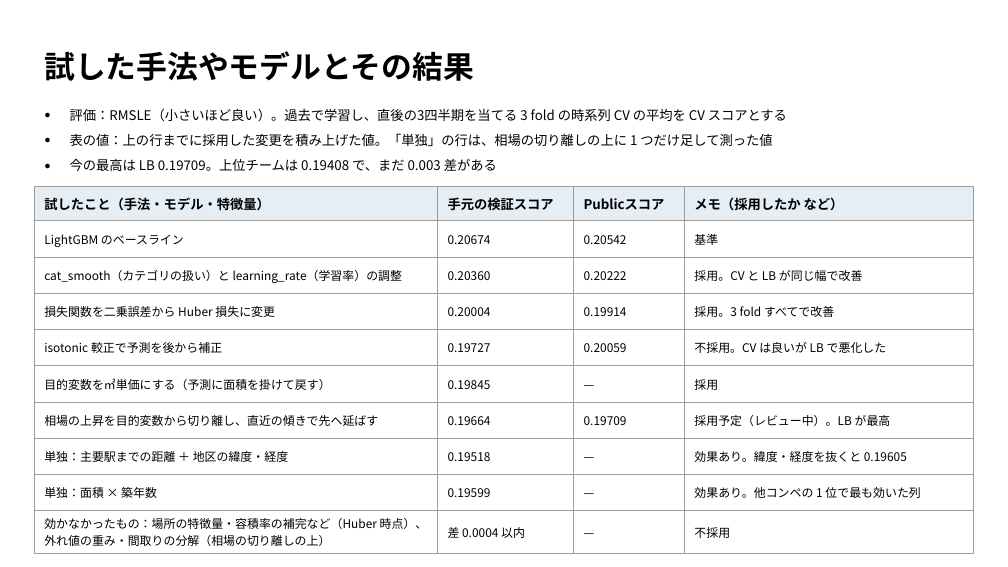
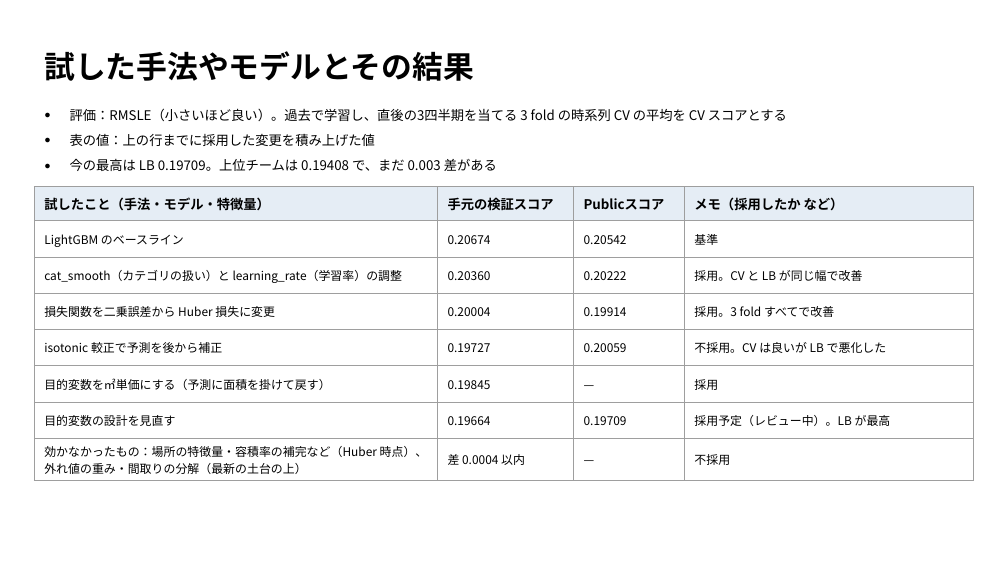
Before and after one commit to TaisukeFujise/condominium-price-pred, a slide deck: slide 3 of slides/midterm/midterm.pptx. Drawn at 1008x567 pixels with LibreOffice and Linux fonts; fonts in the diff are those of the drawing. Boxes give left, top, right and bottom in pixels: in the first picture for what was removed or moved away, otherwise in the second. Text is boxed around its words. In the diff, an @@ line names an element or a change of style, - is before the commit and + after.

```diff
--- a/slides/midterm/midterm.pptx
+++ b/slides/midterm/midterm.pptx
@@ text at box(70, 134, 375, 146): text changed @@
-● 表の値：上の行までに採用した変更を積み上げた値。「単独」の行は、相場の切り離しの上に 1 つだけ足して測った値
+● 表の値：上の行までに採用した変更を積み上げた値
@@ table at box(34, 186, 974, 478) @@
-row 7: 相場の上昇を目的変数から切り離し、直近の傾きで先へ延ばす | 0.19664 | 0.19709 | 採用予定（レビュー中）。LB が最高
-row 8: 単独：主要駅までの距離 ＋ 地区の緯度・経度 | 0.19518 | — | 効果あり。緯度・経度を抜くと 0.19605
-row 9: 単独：面積 × 築年数 | 0.19599 | — | 効果あり。他コンペの 1 位で最も効いた列
-row 10: 効かなかったもの：場所の特徴量・容積率の補完など（Huber 時点）、外れ値の重み・間取りの分解（相場の切り離しの上） | 差 0.0004 以内 | — | 不採用
+row 7: 目的変数の設計を見直す | 0.19664 | 0.19709 | 採用予定（レビュー中）。LB が最高
+row 8: 効かなかったもの：場所の特徴量・容積率の補完など（Huber 時点）、外れ値の重み・間取りの分解（最新の土台の上） | 差 0.0004 以内 | — | 不採用
```
Also in this commit, not shown: 3 other slides changed, 2 other files.
